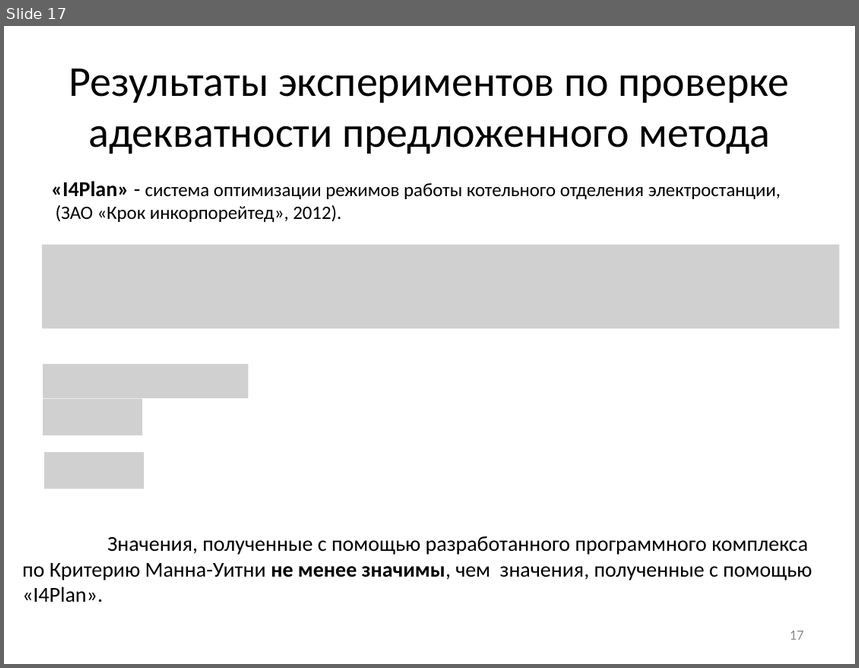
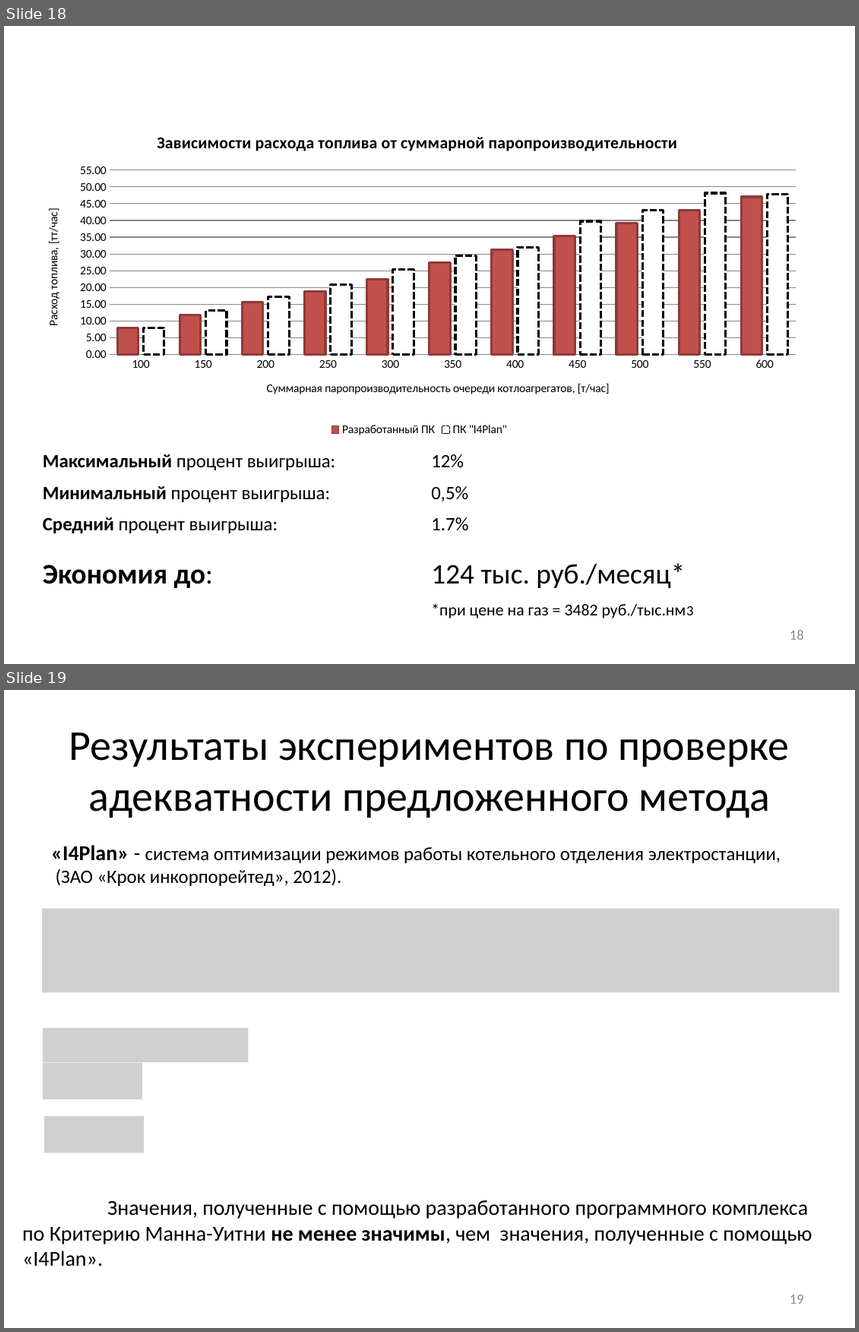
Before and after one commit to arkuzmin/diplom, a slide deck: optimization/4 семестр/РПЗ/Презентация_v2.0.pptx. Shown one above the other, each under a label of ours: slide 17 before the commit, slides 18 and 19 after it. The pictures are 859x668 and 859x1332 pixels, drawn with LibreOffice and Linux fonts; fonts in the diff are those of the drawing; grey boxes stand for pictures. Boxes give left, top, right and bottom in pixels: in the first picture for what was removed or moved away, otherwise in the second. Text is boxed around its words. In the diff, an @@ line names an element or a change of style, - is before the commit and + after.

```diff
--- a/optimization/4 семестр/РПЗ/Презентация_v2.0.pptx
+++ b/optimization/4 семестр/РПЗ/Презентация_v2.0.pptx
@@ slide 18 added at box(4, 26, 855, 664), background #FFFFFF @@
@@ column chart added at box(28, 117, 812, 439) @@
+title "Зависимости расхода топлива от суммарной паропроизводительности "
+categories: 100, 150, 200, 250, 300, 350, 400, 450, 500, 550, 600
+Разработанный ПК: 8, 12, 16, 19, 22, 27, 31, 35, 39, 43, 47
+ПК "I4Plan": 8, 13, 17, 21, 25, 30, 32, 40, 43, 48, 48
@@ table added at box(34, 446, 812, 539), 3 rows, 2 columns @@
+Максимальный процент выигрыша: | 12%
+Минимальный процент выигрыша: | 0,5%
+Средний процент выигрыша: | 1.7%
@@ table added at box(34, 553, 812, 658), 2 rows, 2 columns @@
+Экономия до: | 124 тыс. руб./месяц*
+ | *при цене на газ = 3482 руб./тыс.нм3
@@ page number added at box(790, 630, 804, 640), 12 pt, text #8C8C8C @@
+18
@@ what was slide 17 is now slide 19 @@
@@ page number at box(790, 1295, 804, 1304): text changed @@
-17
+19
```
Also in this commit, not shown: 1 other slide added, 6 other files.
